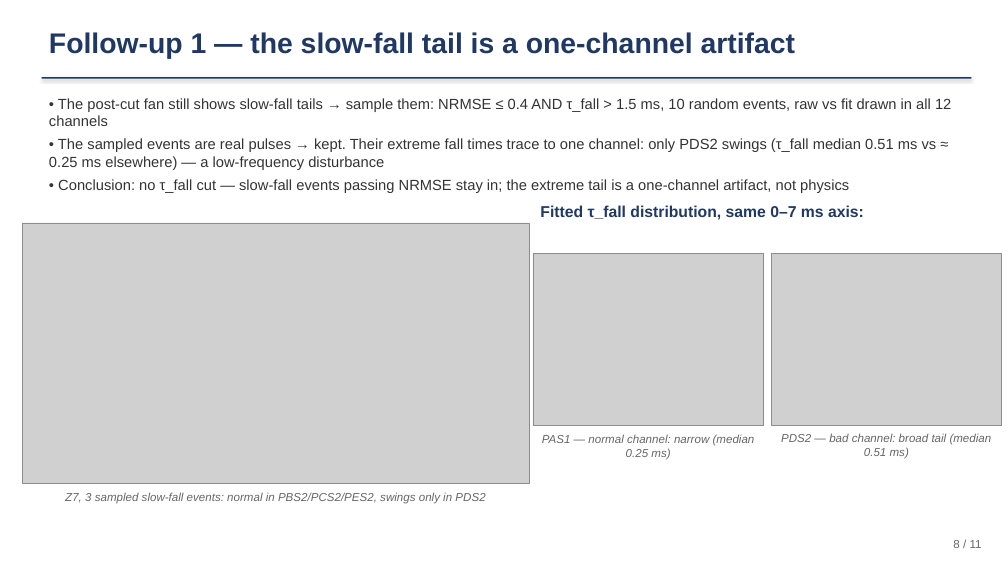
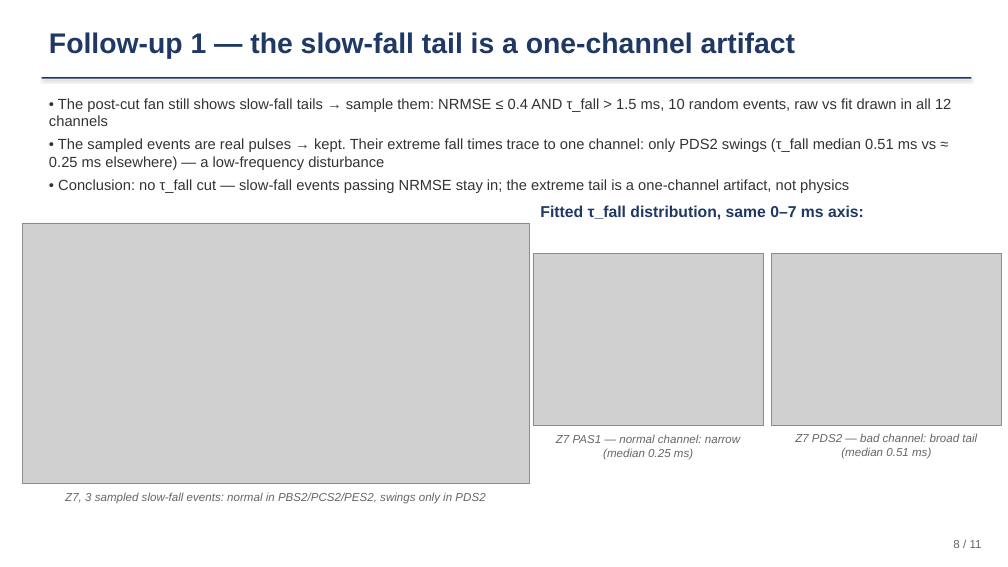
Before and after one commit to ZhihengLi0/urop, a slide deck: slide 8 of snolab/presentation/SNOLAB_R4_pulse_templates_20260715.pptx. Drawn at 1008x567 pixels with LibreOffice and Linux fonts; fonts in the diff are those of the drawing; grey boxes stand for pictures. Boxes give left, top, right and bottom in pixels: in the first picture for what was removed or moved away, otherwise in the second. Text is boxed around its words. In the diff, an @@ line names an element or a change of style, - is before the commit and + after.

```diff
--- a/snolab/presentation/SNOLAB_R4_pulse_templates_20260715.pptx
+++ b/snolab/presentation/SNOLAB_R4_pulse_templates_20260715.pptx
@@ text at (556,434,740,460): text changed @@
-PAS1 — normal channel: narrow (median 0.25 ms)
+Z7 PAS1 — normal channel: narrow (median 0.25 ms)
@@ text at (795,433,977,459): text changed @@
-PDS2 — bad channel: broad tail (median 0.51 ms)
+Z7 PDS2 — bad channel: broad tail (median 0.51 ms)
```
Also in this commit, not shown: 3 other slides changed, 1 other file.
